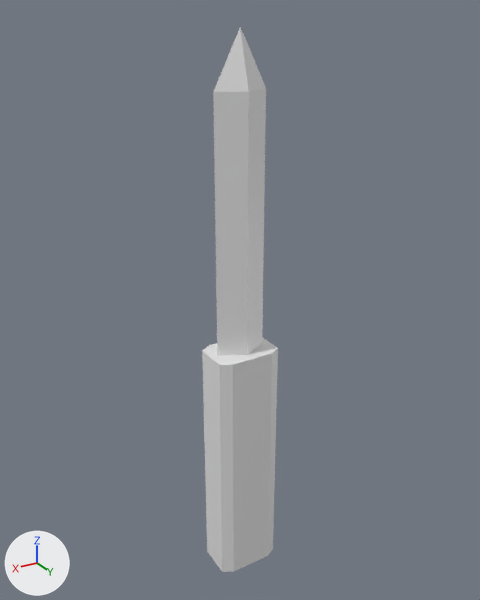
The FBX model Blender Files/Knife/knife.fbx: old version first, new version second.
Before and after are seen from a 50 mm camera at (8.34, 12.25, 6.38) aimed at (-0.17, -1.94, -0.71). Lighting does not change. The marker at lower left points along +X, +Y and +Z. Where no turn or scale is listed for an object, it has been applied to the vertices.
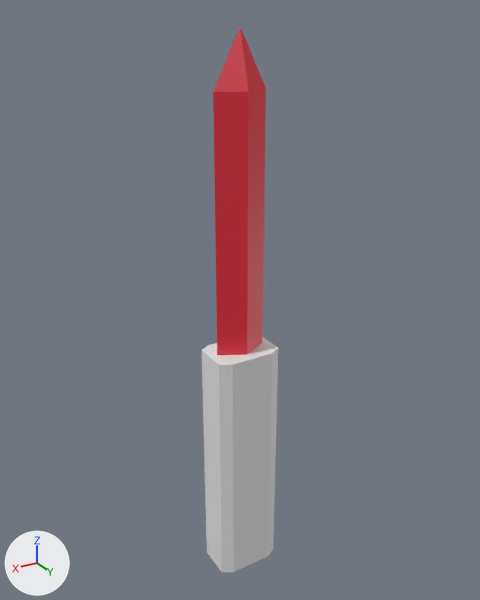
The newer file is also turned or shifted as a whole; pictures and numbers use the older file's frame.

Where the change shows, as pixel boxes (x1, y1, x2, y2) in the pictures (480 x 600 px):
part 1 of me_cube, built on: before (203, 362, 278, 572); after (202, 337, 278, 572)
part 2 of me_cube, recoloured (white to red): (213, 28, 266, 355) in both

Diff of the bpy script that builds the scene:
```diff
--- a/Blender Files/Knife/knife.fbx.py
+++ b/Blender Files/Knife/knife.fbx.py
@@ mat_handle @@
+mat_handle = principled_material('Handle')
+mat_handle.base_color = (0.8, 0.8, 0.8)  # white #e7e7e7
@@ mat_blade @@
+mat_blade = principled_material('Blade')
+mat_blade.base_color = (0.8, 0.0266, 0.0497)  # red #e72d3f
+mat_blade.roughness = 0.4
@@ me_cube @@
 # used by ob_cube; location = (0.0, 0.0, 0.0)
-me_cube.from_pydata(...)  # 66 vertices, 64 faces; spans x -0.9..0.9, y -2.3..-1.0, z -9.2..6.1
+me_cube.from_pydata(...)  # 120 vertices, 116 faces; spans x -0.9..0.9, y -2.3..-1.0, z -9.2..6.1
+# me_cube part 1
+# 26 faces are deleted
+# 12 vertices are added at x -0.6..0.6, y -2.1..-1.2, z -9.1..-2.0
+# 14 new vertices lie (0.0, 0.0, -6.6) away from vertices in x -0.9..0.9, y -2.3..-1.0, z -2.5
+# 14 new vertices lie (0.0, 0.0, 6.7) away from vertices in x -0.9..0.9, y -2.3..-1.0, z -9.2
+# 14 new vertices lie (0.0, 0.0, 0.5) away from vertices in x -0.9..0.9, y -2.3..-1.0, z -2.5
+# 78 new faces join them, mat_handle (white #e7e7e7)
+# me_cube part 2: 12 faces spanning x -0.7..0.7, y -2.0..-1.3, z -2.4..6.1 switch from mat_material (white #e7e7e7) to mat_blade (red #e72d3f)
+me_cube.materials.append(mat_handle)  # white #e7e7e7
```
